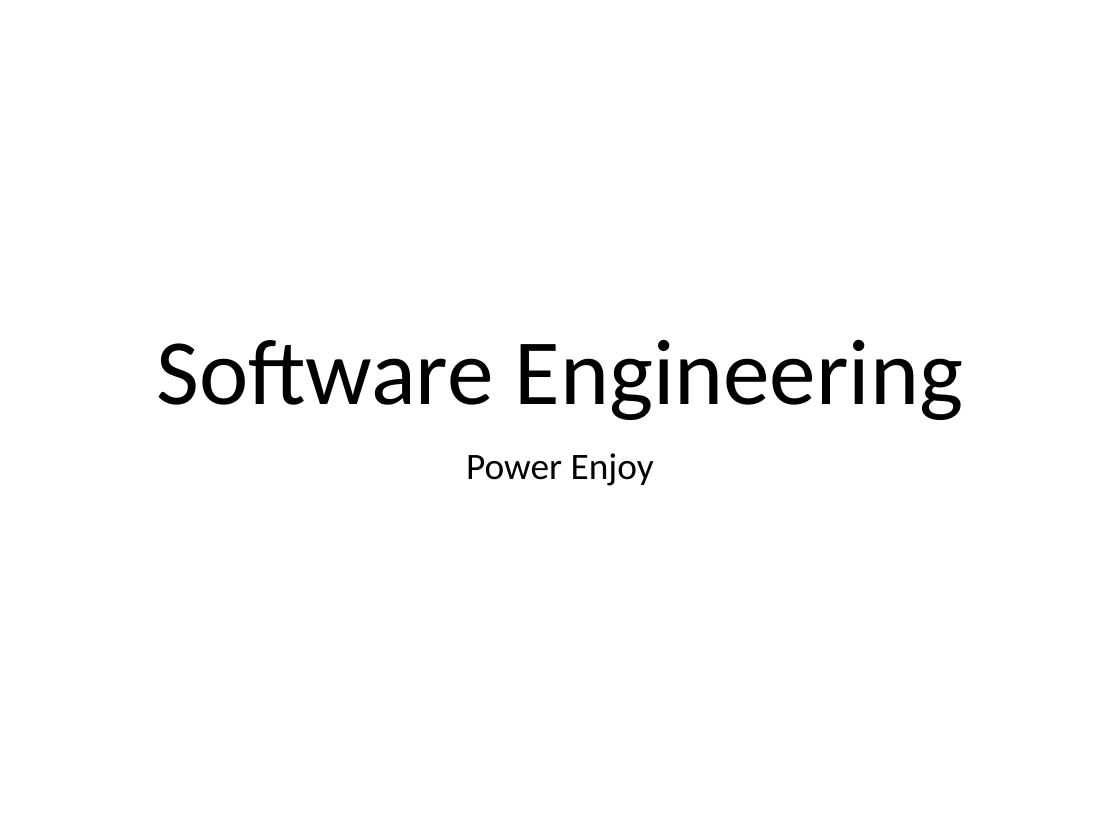
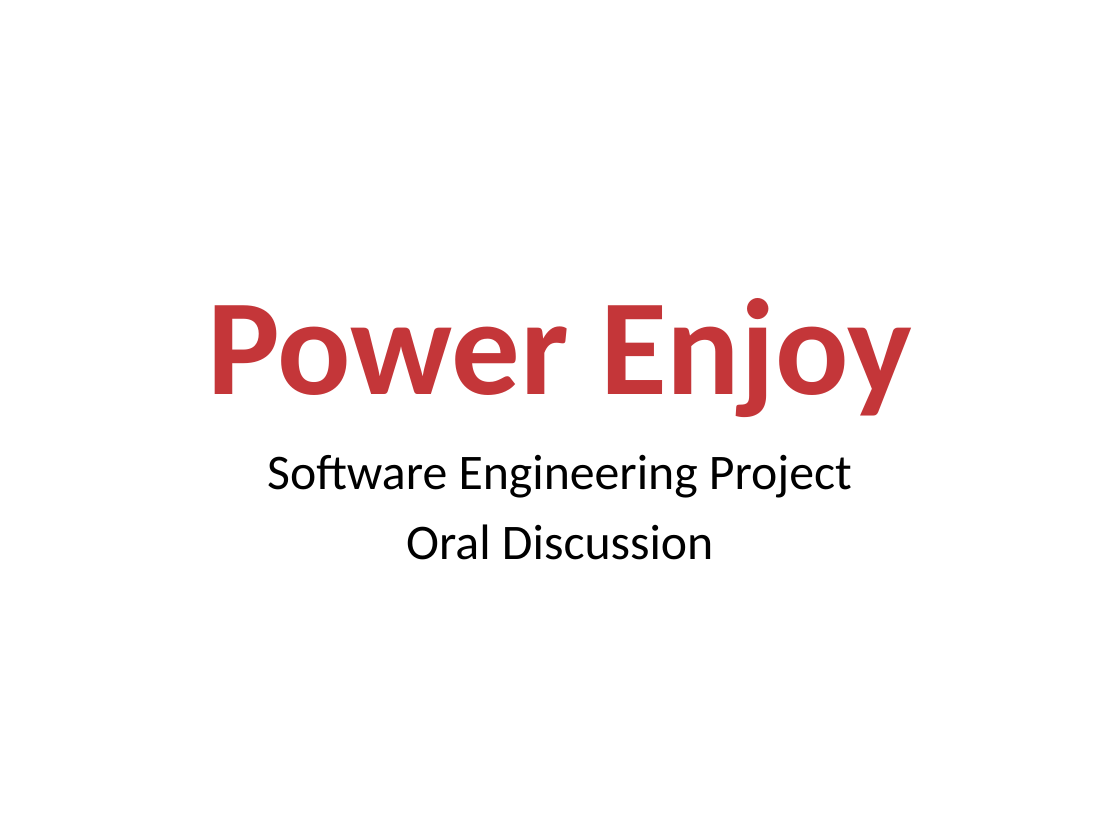
Before and after one commit to RemiRigal/Project-Software-Engineering-2, a slide deck: slide 1 of Oral Discussion/Software Engineering.pptx. Drawn at 1120x840 pixels with LibreOffice and Linux fonts; fonts in the diff are those of the drawing; background and template pictures are left out. Boxes give left, top, right and bottom in pixels: in the first picture for what was removed or moved away, otherwise in the second. Text is boxed around its words. In the diff, an @@ line names an element or a change of style, - is before the commit and + after.

Commit message:
Oral discussion - PowerPoint Update: Mask + Content

```diff
--- a/Oral Discussion/Software Engineering.pptx
+++ b/Oral Discussion/Software Engineering.pptx
@@ title at (x1=207, y1=298, x2=912, y2=417): text changed; size 60 to 88 pt; text colour #000000 to #C43639; bold on @@
-Software Engineering
+Power Enjoy
@@ subtitle at (x1=267, y1=454, x2=852, y2=560): text changed; size 24 to 32 pt @@
-Power Enjoy
+Software Engineering Project
+Oral Discussion
```
Also in this commit, not shown: 5 other slides changed, 9 slides added, 10 slides removed.
